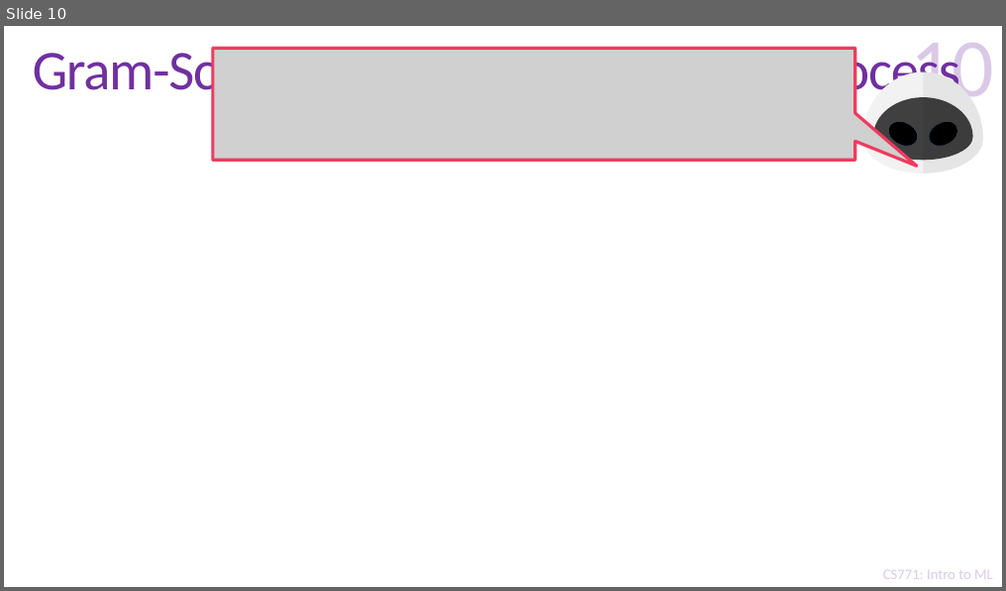
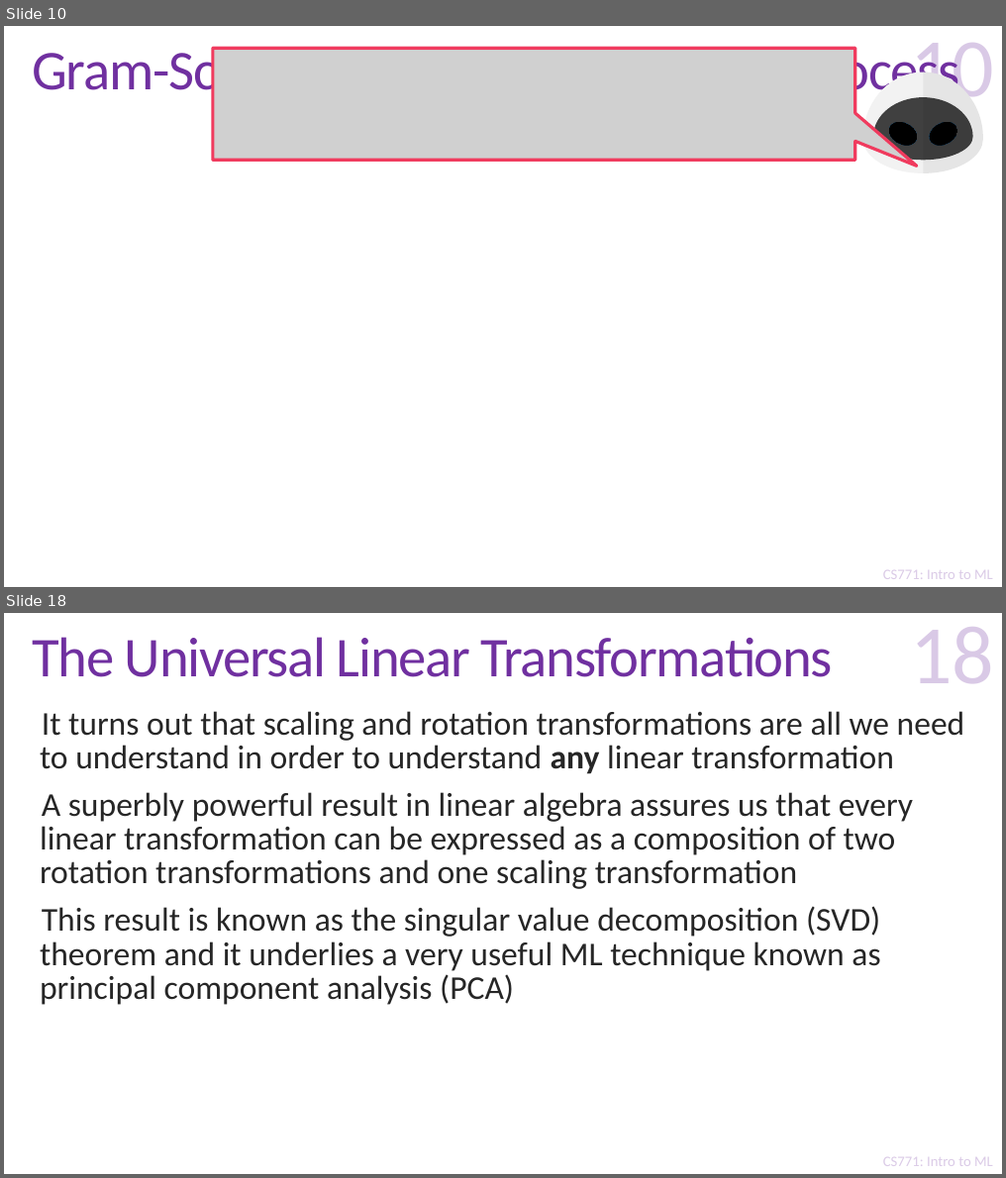
Before and after one commit to purushottamkar/ml19-20w, a slide deck: lecture_slides/16_Linear Algebra Refresher.pptx. Shown one above the other, each under a label of ours: slide 10 before the commit, slides 10 and 18 after it; the slides between them are not shown. The pictures are 1006x591 and 1006x1178 pixels, drawn with LibreOffice and Linux fonts; fonts in the diff are those of the drawing; grey boxes stand for pictures; background and template pictures are left out. Boxes give left, top, right and bottom in pixels: in the first picture for what was removed or moved away, otherwise in the second. Text is boxed around its words. In the diff, an @@ line names an element or a change of style, - is before the commit and + after.

```diff
--- a/lecture_slides/16_Linear Algebra Refresher.pptx
+++ b/lecture_slides/16_Linear Algebra Refresher.pptx
@@ slide 18 added at (x1=4, y1=613, x2=1002, y2=1174), background #FFFFFF; not listed: 2 template elements that a slide beside it also shows @@
@@ title added at (x1=33, y1=637, x2=833, y2=677), 54 pt, text #7030A0 @@
+The Universal Linear Transformations
@@ page number added at (x1=910, y1=627, x2=994, y2=683), 80 pt, text #7030A0 at 25% opacity @@
+18
@@ text added at (x1=40, y1=711, x2=965, y2=1005), 32 pt, text #262626 @@
+  It turns out that scaling and rotation transformations are all we need to understand in order to understand any linear transformation
+  A superbly powerful result in linear algebra assures us that every linear transformation can be expressed as a composition of two rotation transformations and one scaling transformation
+  This result is known as the singular value decomposition (SVD) theorem and it underlies a very useful ML technique known as principal component analysis (PCA)
```
Also in this commit, not shown: 17 other slides added.
